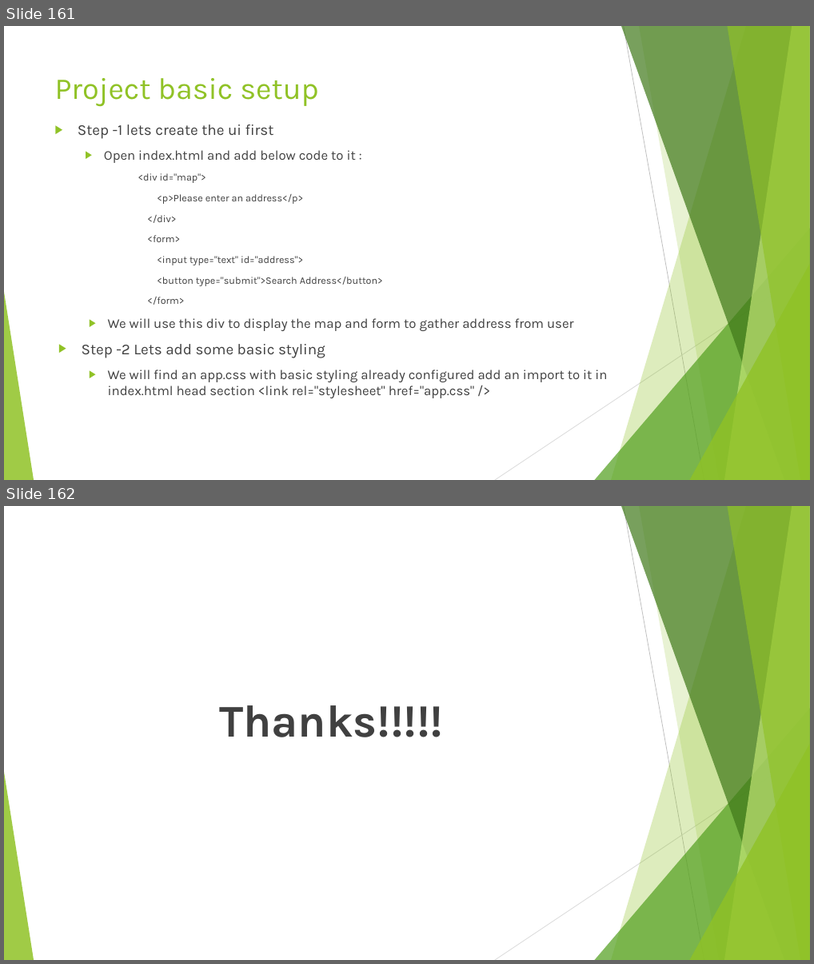
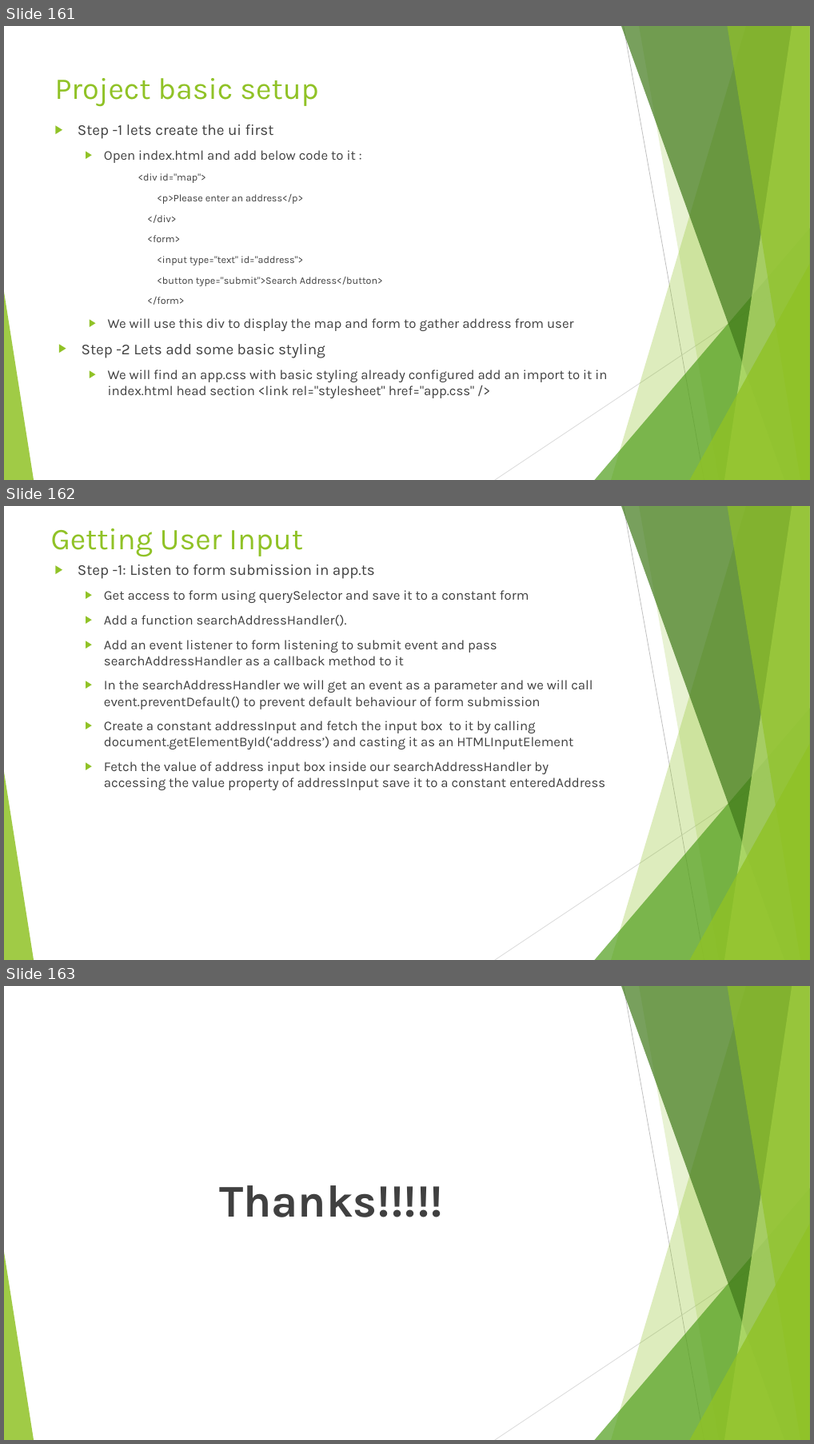
Before and after one commit to rudhrainfogain/TypeScript, a slide deck: PPT/TypeScriptv13.pptx. Shown one above the other, each under a label of ours: slides 161 and 162 before the commit, slides 161, 162 and 163 after it. The pictures are 814x964 and 814x1444 pixels, drawn with LibreOffice and Linux fonts; fonts in the diff are those of the drawing. Boxes give left, top, right and bottom in pixels: in the first picture for what was removed or moved away, otherwise in the second. Text is boxed around its words. In the diff, an @@ line names an element or a change of style, - is before the commit and + after.

Commit message:
Getting user input

```diff
--- a/PPT/TypeScriptv13.pptx
+++ b/PPT/TypeScriptv13.pptx
@@ slide 162 added at [4, 506, 810, 960], background #FFFFFF; not listed: 10 template elements that a slide beside it also shows @@
@@ title added at [51, 528, 303, 557], 36 pt, text #90C226 @@
+Getting User Input
@@ text added at [78, 564, 606, 790], 16 pt, text #404040 @@
+▶ Step -1: Listen to form submission in app.ts
+  ▶ Get access to form using querySelector and save it to a constant form
+  ▶ Add a function searchAddressHandler().
+  ▶ Add an event listener to form listening to submit event and pass searchAddressHandler as a callback method to it
+  ▶ In the searchAddressHandler we will get an event as a parameter and we will call event.preventDefault() to prevent default behaviour of form submission
+  ▶ Create a constant addressInput and fetch the input box to it by calling document.getElementById(‘address’) and casting it as an HTMLInputElement
+  ▶ Fetch the value of address input box inside our searchAddressHandler by accessing the value property of addressInput save it to a constant enteredAddress
@@ what was slide 162 is now slide 163 @@
```
Also in this commit, not shown: 1 other file.
